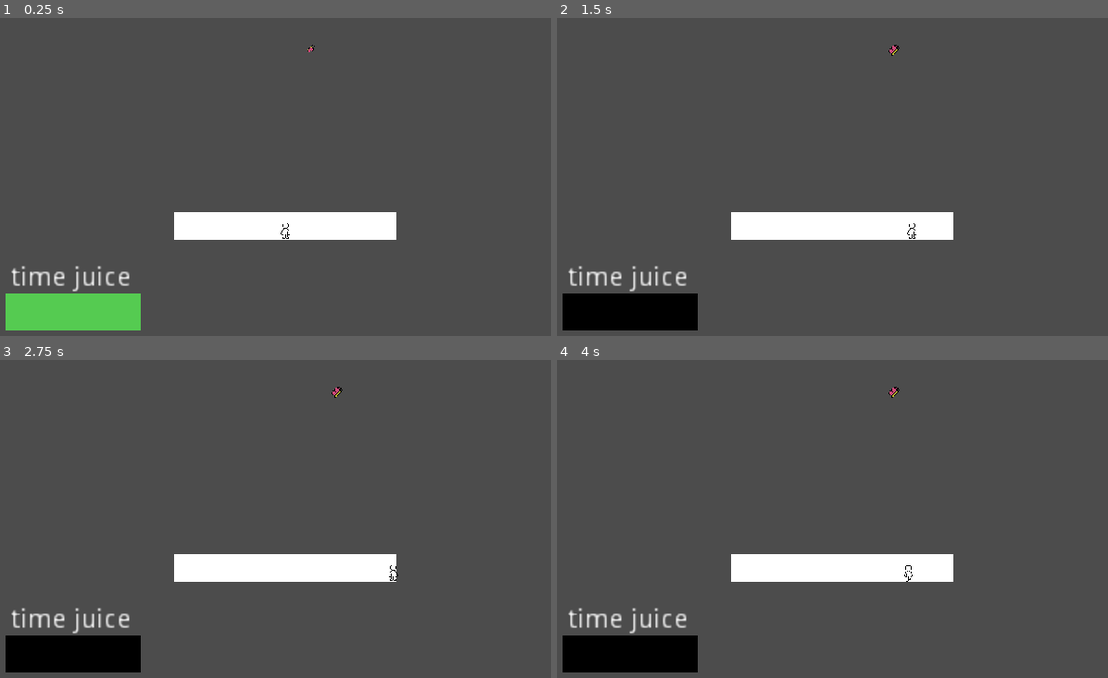
Above: before the commit, frames 1-4 (two rows, left to right).
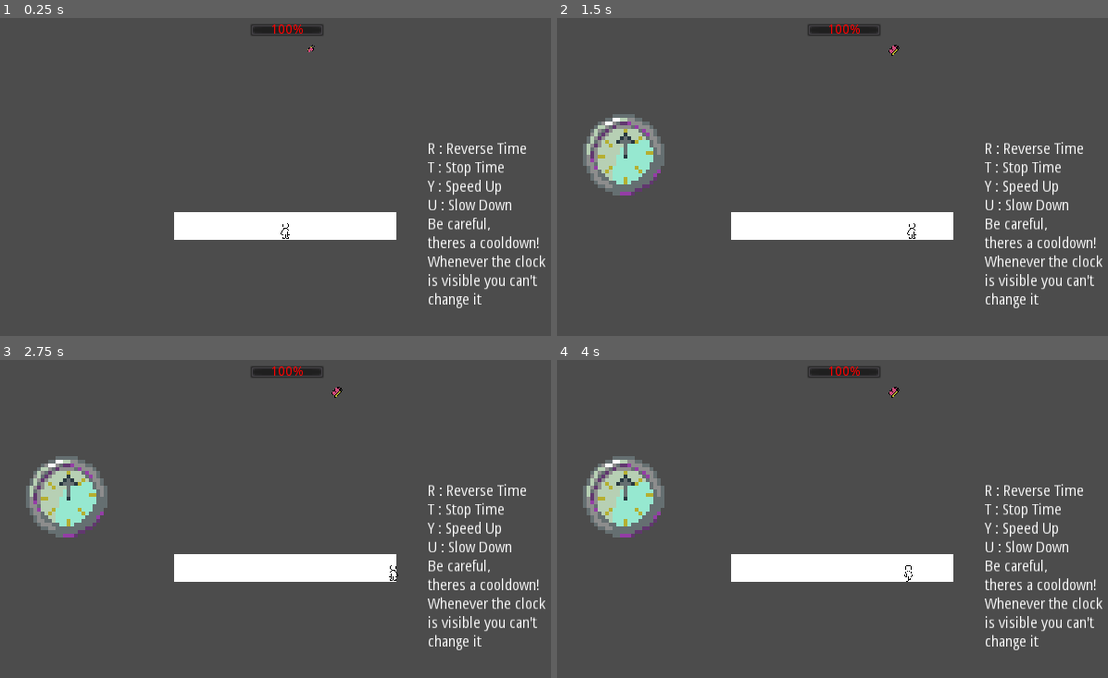
Above: after the commit, the same moments.

Repository: andersAsch0/Island-Game
Game: Godot game, scene res://scenes/BattleMode.tscn
The game is run twice, just before and just after one commit, with the same random seed, the same clock (stepped at 60 frames per second) and the same inputs. This scene is started directly instead of the project's main scene.
Inputs:
- Up to frame 1 (0.25 s): no input
- Up to frame 2 (1.5 s): tap Enter (ui_accept) at 0.5, 0.77 s; hold Right (ui_right) 0.53-1.28 s; hold T (stopTime) 0.53-1.28 s; hold R (reverseTime) from 1.28 s (still down); tap Space (dash) at 1.35 s
- Up to frame 3 (2.75 s): tap Enter (ui_accept) at 1.52, 2 s; tap T (stopTime) at 1.55, 2.3 s; release R (reverseTime) at 2.03 s; hold Right (ui_right) from 2.03 s (still down); hold F (enter_fight) from 2.03 s (still down)
- Up to frame 4 (4 s): release Right (ui_right) at 2.78 s; release F (enter_fight) at 2.78 s; hold Y (speedUpTime) 2.78-3.53 s; tap T (stopTime) at 2.85 s; tap Enter (ui_accept) at 3.02, 3.5, 3.77 s; hold Left (ui_left) from 3.53 s (still down); hold T (stopTime) from 3.53 s (still down)

The runs differ from the first frame. In frame 1, 5.7% of the frame differs, in the area x 1-99%, y 2-99%; in frame 2, 8.7%; in frame 3, 8.7%; in frame 4, 8.7%.

Commit message:
continued to improve combat
trying to figure out the right balance w cooldowns, "mana" type stuff, etc

Diff:
--- a/project.godot
+++ b/project.godot
@@ -116,6 +116,11 @@
 "events": [ Object(InputEventKey,"resource_local_to_scene":false,"resource_name":"","device":0,"alt":false,"shift":false,"control":false,"meta":false,"command":false,"pressed":false,"scancode":0,"physical_scancode":89,"unicode":0,"echo":false,"script":null)
  ]
 }
+slowDownTime={
+"deadzone": 0.5,
+"events": [ Object(InputEventKey,"resource_local_to_scene":false,"resource_name":"","device":0,"alt":false,"shift":false,"control":false,"meta":false,"command":false,"pressed":false,"scancode":0,"physical_scancode":85,"unicode":0,"echo":false,"script":null)
+ ]
+}
 
 [layer_names]
 
--- a/scenes/BattleMode.tscn
+++ b/scenes/BattleMode.tscn
@@ -1,8 +1,77 @@
-[gd_scene load_steps=4 format=2]
+[gd_scene load_steps=21 format=2]
 
 [ext_resource path="res://scenes/BattleModePlayer.tscn" type="PackedScene" id=1]
 [ext_resource path="res://scripts/battleMode/BattleMode.gd" type="Script" id=2]
 [ext_resource path="res://scenes/BattleModeEnemy.tscn" type="PackedScene" id=3]
+[ext_resource path="res://art/clock.png" type="Texture" id=4]
+
+[sub_resource type="AtlasTexture" id=16]
+atlas = ExtResource( 4 )
+region = Rect2( 0, 0, 32, 32 )
+
+[sub_resource type="AtlasTexture" id=17]
+atlas = ExtResource( 4 )
+region = Rect2( 32, 0, 32, 32 )
+
+[sub_resource type="AtlasTexture" id=18]
+atlas = ExtResource( 4 )
+region = Rect2( 64, 0, 32, 32 )
+
+[sub_resource type="AtlasTexture" id=19]
+atlas = ExtResource( 4 )
+region = Rect2( 0, 32, 32, 32 )
+
+[sub_resource type="AtlasTexture" id=20]
+atlas = ExtResource( 4 )
+region = Rect2( 32, 32, 32, 32 )
+
+[sub_resource type="AtlasTexture" id=21]
+atlas = ExtResource( 4 )
+region = Rect2( 64, 32, 32, 32 )
+
+[sub_resource type="AtlasTexture" id=22]
+atlas = ExtResource( 4 )
+region = Rect2( 0, 64, 32, 32 )
+
+[sub_resource type="AtlasTexture" id=23]
+atlas = ExtResource( 4 )
+region = Rect2( 32, 64, 32, 32 )
+
+[sub_resource type="AtlasTexture" id=24]
+atlas = ExtResource( 4 )
+region = Rect2( 64, 64, 32, 32 )
+
+[sub_resource type="AtlasTexture" id=25]
+atlas = ExtResource( 4 )
+region = Rect2( 0, 96, 32, 32 )
+
+[sub_resource type="AtlasTexture" id=26]
+atlas = ExtResource( 4 )
+region = Rect2( 32, 96, 32, 32 )
+
+[sub_resource type="AtlasTexture" id=27]
+atlas = ExtResource( 4 )
+region = Rect2( 64, 96, 32, 32 )
+
+[sub_resource type="AtlasTexture" id=28]
+atlas = ExtResource( 4 )
+region = Rect2( 0, 128, 32, 32 )
+
+[sub_resource type="AtlasTexture" id=29]
+atlas = ExtResource( 4 )
+region = Rect2( 32, 128, 32, 32 )
+
+[sub_resource type="AtlasTexture" id=30]
+atlas = ExtResource( 4 )
+region = Rect2( 64, 128, 32, 32 )
+
+[sub_resource type="SpriteFrames" id=31]
+animations = [ {
+"frames": [ SubResource( 16 ), SubResource( 17 ), SubResource( 18 ), SubResource( 19 ), SubResource( 20 ), SubResource( 21 ), SubResource( 22 ), SubResource( 23 ), SubResource( 24 ), SubResource( 25 ), SubResource( 26 ), SubResource( 27 ), SubResource( 28 ), SubResource( 29 ), SubResource( 30 ) ],
+"loop": true,
+"name": "forward",
+"speed": 6.0
+} ]
 
 [node name="BattleMode" type="Node2D"]
 script = ExtResource( 2 )
@@ -39,23 +108,45 @@
 disabled = true
 text = "VICTORY"
 
-[node name="TimeJuiceBarOutline" type="ColorRect" parent="."]
+[node name="UI" type="Control" parent="."]
+visible = false
+margin_right = 40.0
+margin_bottom = 40.0
+
+[node name="ProgressBar" type="ProgressBar" parent="UI"]
+margin_left = 7.0
+margin_top = 108.0
+margin_right = 79.0
+margin_bottom = 122.0
+
+[node name="TextureProgress" type="TextureProgress" parent="UI"]
 margin_left = 8.0
-margin_top = 150.0
-margin_right = 81.0
-margin_bottom = 170.0
-color = Color( 0, 0, 0, 1 )
+margin_top = 109.0
+margin_right = 48.0
+margin_bottom = 149.0
 
-[node name="TimeJuiceLabel" type="RichTextLabel" parent="TimeJuiceBarOutline"]
-margin_left = 3.0
-margin_top = -15.0
-margin_right = 76.0
-margin_bottom = 24.0
-text = "time juice"
+[node name="Menu\?" type="Label" parent="."]
+margin_left = 236.0
+margin_top = 68.0
+margin_right = 416.0
+margin_bottom = 218.0
+rect_scale = Vector2( 0.5, 0.6 )
+text = "R : Reverse Time
+T : Stop Time
+Y : Speed Up
+U : Slow Down
+Be careful,
+theres a cooldown!
+Whenever the clock
+is visible you can't
+change it"
 
-[node name="TimeJuiceBar" type="ColorRect" parent="TimeJuiceBarOutline"]
-margin_right = 6.0
-margin_bottom = 20.0
-color = Color( 0.337255, 0.8, 0.321569, 1 )
+[node name="Clock" type="AnimatedSprite" parent="."]
+visible = false
+position = Vector2( 41, 75 )
+scale = Vector2( 2, 2 )
+frames = SubResource( 31 )
+animation = "forward"
 
+[connection signal="timeout" from="AbilityCoolDownTimer" to="." method="_on_AbilityCoolDownTimer_timeout"]
 [connection signal="pressed" from="VictoryButton" to="." method="_on_VictoryButton_pressed"]
--- a/scenes/BattleModeEnemy.tscn
+++ b/scenes/BattleModeEnemy.tscn
@@ -135,7 +135,7 @@
 script = ExtResource( 6 )
 
 [node name="PathFollow2D" type="PathFollow2D" parent="enemyMovement"]
-position = Vector2( 1, -10 )
+position = Vector2( 1, -11 )
 rotation = -0.501648
 rotate = false
 
@@ -167,6 +167,14 @@
 frame = 10
 playing = true
 
+[node name="HPBar" type="ProgressBar" parent="."]
+margin_left = -20.0
+margin_top = -21.0
+margin_right = 60.0
+margin_bottom = -7.0
+rect_scale = Vector2( 0.5, 0.5 )
+custom_colors/font_color = Color( 1, 0, 0, 1 )
+
 [connection signal="timeout" from="ApproachTimer" to="." method="_on_ApproachTimer_timeout"]
 [connection signal="timeout" from="DeathTimer" to="." method="_on_DeathTimer_timeout"]
 [connection signal="timeout" from="bulletSpawnTimer" to="." method="_on_bulletSpawnTimer_timeout"]
--- a/scripts/battleMode/BattleMode.gd
+++ b/scripts/battleMode/BattleMode.gd
@@ -9,11 +9,12 @@
 var bullet
 var loopStart = 1
 var loopEnd = 2
-var currTimeMultiplier = 1 # keeps track of current time rate, will NEVER BE 0 THO
+var currTimeMultiplier : float = 1 # keeps track of current time rate, will NEVER BE 0 THO
 var timeIsStopped = false
 
 var maxTimeJuiceSeconds = 10
-var currTimeJuice = maxTimeJuiceSeconds
+var currTimeJuice = 0
+var timeJuiceCost = 5
 
 
 
@@ -37,13 +38,13 @@
 	if(timerCount >= 1):
 		timerCount = 0
 		incrementAbilityTimes()
-	$TimeJuiceBarOutline/TimeJuiceBar.rect_size.x = currTimeJuice/maxTimeJuiceSeconds * $TimeJuiceBarOutline.rect_size.x
 func incrementAbilityTimes():
+	$UI/ProgressBar.value = 1.0 * currTimeJuice/maxTimeJuiceSeconds * 100
 	if currTimeMultiplier < 0: # if time is reversed, decrease time juice
 		currTimeJuice -= 1
 	if abs(currTimeMultiplier) > 1: # if time is fast, decrease time juice
 		currTimeJuice -= 1
-	if currTimeMultiplier == 1: # only regain the juice during normal time
+	if currTimeJuice < maxTimeJuiceSeconds and currTimeMultiplier == 1: # only regain the juice during normal time
 		currTimeJuice += 1
 
 
@@ -58,31 +59,46 @@
 		else:
 			resumeTime()
 	elif(event.is_action_pressed("speedUpTime")):
-		speedUpTime()
+		speedUpTime(currTimeMultiplier * 2)
+	elif(event.is_action_pressed("slowDownTime")):
+		speedUpTime(currTimeMultiplier/2)
 
 func reverseTime():
 	get_tree().call_group("bulletTypes", "reverseTime") # reverse direction of ALREADY EXISTING bullets
 	get_tree().call_group("enemies", "reverseTime") # reverse direction of all future bullets spawned
 	$AbilityCoolDownTimer.start()
 	currTimeMultiplier *= -1
-	currTimeJuice -= 5
+	currTimeJuice -= timeJuiceCost
+
+	$Clock.visible = true
+	$Clock.play("forward", currTimeMultiplier<0)
 func stopTime():
 	get_tree().call_group("bulletTypes", "stopTime")
 	get_tree().call_group("enemies", "stopTime")
 	$AbilityCoolDownTimer.start()
 	timeIsStopped = true
-	currTimeJuice -= 5
+	currTimeJuice -= timeJuiceCost
+	$Clock.visible = true
+	$Clock.stop()
 func resumeTime():
 	get_tree().call_group("bulletTypes", "resumeTime")
 	get_tree().call_group("enemies", "resumeTime")
 	$AbilityCoolDownTimer.start()
 	timeIsStopped = false
-	currTimeJuice -= 5
-func speedUpTime():
-	get_tree().call_group("bulletTypes", "speedUpTime", 2)
-	get_tree().call_group("enemies", "speedUpTime", 2)
+	currTimeJuice -= timeJuiceCost
+	$Clock.visible = true
+	$Clock.play()
+func speedUpTime(newTimeSpeed : float):
+	currTimeMultiplier = sign(currTimeMultiplier) * newTimeSpeed
+	get_tree().call_group("bulletTypes", "speedUpTime", newTimeSpeed)
+	get_tree().call_group("enemies", "speedUpTime", newTimeSpeed)
 	$AbilityCoolDownTimer.start()
-	currTimeJuice -= 5
+	currTimeJuice -= timeJuiceCost
+	$Clock.visible = true
+	$Clock.speed_scale = currTimeMultiplier
+func _on_AbilityCoolDownTimer_timeout():
+	$Clock.visible = false
+
 
 #SIGNALS FROM ENEMY
 var overWorldPath = "res://scenes/World.tscn"
--- a/scripts/battleMode/BattleModeEnemy.gd
+++ b/scripts/battleMode/BattleModeEnemy.gd
@@ -16,8 +16,8 @@
 var bulletsPerAttackPhase = 30 #how many bullets they spawn during each attack phase before approaching again
 var currAttack = 1 #current line of json file
 var currBullets = 0
-var bulletTimeMultiplier = 1 #always multiplied onto bullets speed when they are spawned, when time is reversed, this is changed to -1
-var bulletTimeMultiplierNotZero = 1 # storage variable for bullet speed when resuming time
+var bulletTimeMultiplier : float = 1 #always multiplied onto bullets speed when they are spawned, when time is reversed, this is changed to -1
+var bulletTimeMultiplierNotZero : float = 1 # storage variable for bullet speed when resuming time
 
 signal attackPhaseStarting
 signal attackPhaseEnding
@@ -26,7 +26,6 @@
 #SETUP AND APPROACH
 
 func _ready():
-	$ApproachTimer.wait_time = approachTime
 	$enemyMovement.enemySpeed = enemySpeed
 	attackPatternData = getAttackPatternData() #get the json file and get it as a string
 	if get_parent():
@@ -34,6 +33,7 @@
 		connect("attackPhaseEnding", get_parent(), "on_attack_phase_ending")
 		connect("enemyDead", get_parent(), "on_enemyDead")
 func approach(): #stop attacking and slowly approach player
+	$ApproachTimer.wait_time = approachTime * bulletTimeMultiplierNotZero
 	$ApproachTimer.start()
 	$enemyMovement/PathFollow2D/AnimatedSprite.play("moving")
 	$enemyMovement/PathFollow2D/AnimatedSprite.scale.x = origScale
@@ -45,6 +45,7 @@
 	if not isAttackPhase and bulletTimeMultiplier != 0: #increase scale (grow bigger each frame)
 		$enemyMovement/PathFollow2D/AnimatedSprite.scale.x += ((finalScale - origScale)/$ApproachTimer.wait_time) * delta
 		$enemyMovement/PathFollow2D/AnimatedSprite.scale.y += ((finalScale - origScale)/$ApproachTimer.wait_time) * delta
+	$HPBar.value = 1.0 * currentHP/maxHP * 100
 func _on_ApproachTimer_timeout(): #when timer finishes, sprite is proper size
 	isAttackPhase = true #stop growing
 	emit_signal("attackPhaseStarting")
@@ -91,7 +92,7 @@
 func reverseTime():
 	bulletTimeMultiplier *= -1
 	$bulletSpawnTimer.paused = not $bulletSpawnTimer.paused
-func speedUpTime(multiplier : int = 2):
+func speedUpTime(multiplier : float = 2):
 	bulletTimeMultiplier = sign(bulletTimeMultiplier) * multiplier
 func stopTime():
 	bulletTimeMultiplierNotZero = bulletTimeMultiplier
--- a/scripts/battleMode/Bullet.gd
+++ b/scripts/battleMode/Bullet.gd
@@ -25,7 +25,7 @@
 	position += velocity.rotated(angle) * speed * delta * timeMultiplier
 func reverseTime():
 	timeMultiplier *= -1
-func speedUpTime(multiplier : int = 2): #can pass in number, if no number default is 2 (time is twice as fast)
+func speedUpTime(multiplier : float = 1): #can pass in number, if no number default is 1 (no change)
 	timeMultiplier = multiplier * sign(timeMultiplier)
 func stopTime():
 	timeMultiplierNotZero = timeMultiplier
Binary file added: art/clock.png
Not shown, added: art/clock.png.import
